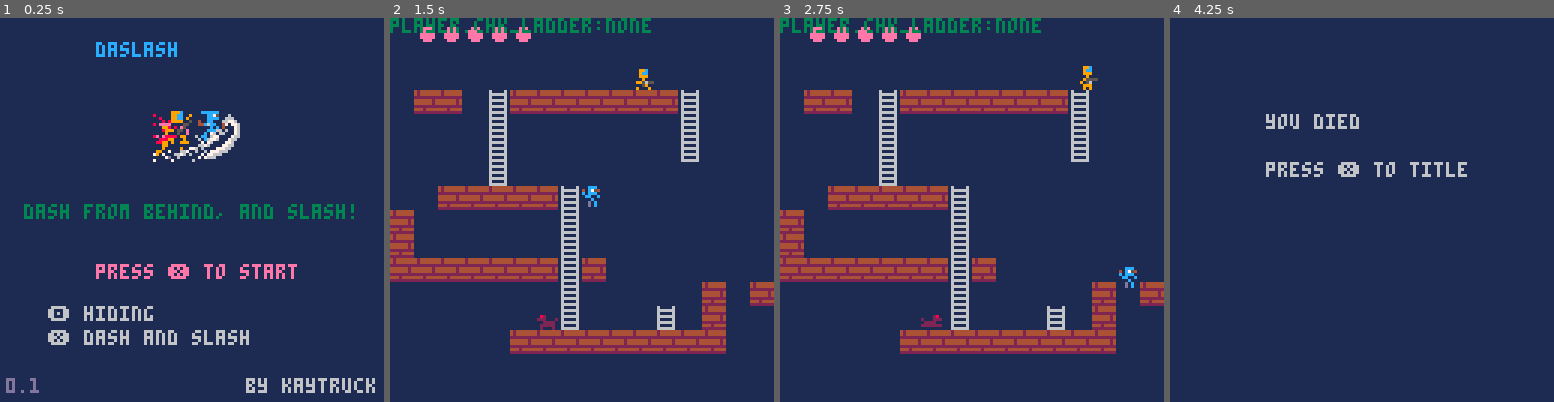
Above: before the commit, frames 1-4 (left to right).
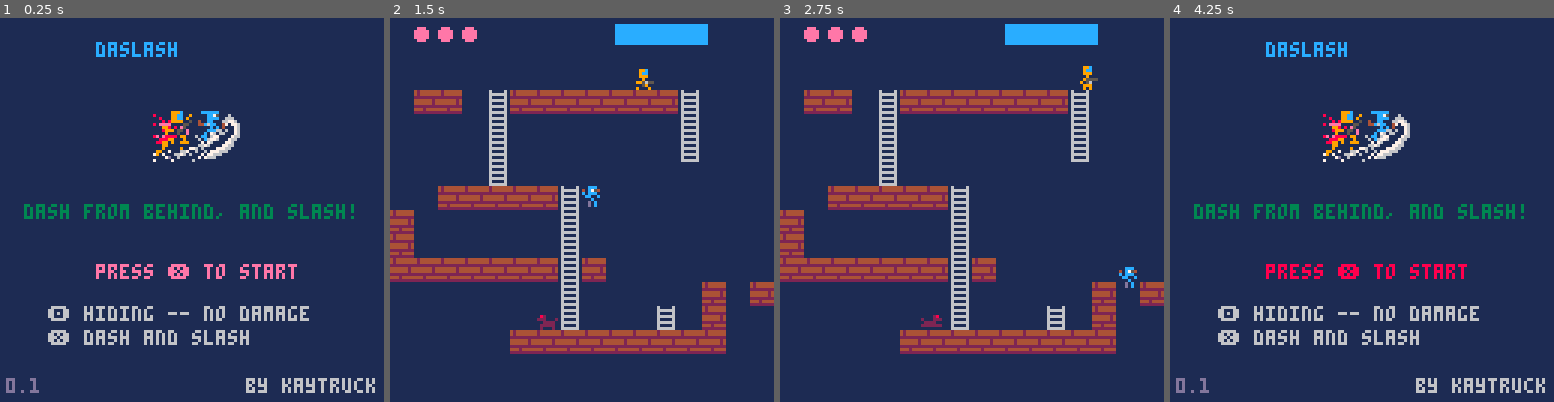
Above: after the commit, the same moments.

Repository: kaytruck/daslash
Game: PICO-8 cartridge daslash.p8
Same seed, same stepped clock (60 frames per second), same inputs: the game is played once before the commit and once after it.
Inputs:
- Up to frame 1 (0.25 s): no input
- Up to frame 2 (1.5 s): tap X (X key) at 0.33, 1.07 s; tap O (Z key) at 0.7 s
- Up to frame 3 (2.75 s): hold Right 1.6-2.1 s; tap O (Z key) at 1.7, 2.1, 2.5 s; tap X (X key) at 1.85 s; hold Up 2.15-2.42 s; hold Right from 2.47 s (still down)
- Up to frame 4 (4.25 s): tap O (Z key) every 0.4 s from 2.9 to 4.1 s; tap X (X key) at 2.97, 4.08 s; release Right at 3.03 s; hold Left 3.08-3.58 s; hold Down 3.63-3.97 s; hold Right from 4.02 s (still down)

The runs differ from the first frame. In frame 1, 0.6% of the frame differs, in the area x 43-81%, y 75-79%; in frame 2, 2.9%; in frame 3, 2.9%; in frame 4, 7.8%, in the area x 1-98%, y 6-98%.

Commit message:
hidingに時間制限を設ける

Diff:
--- a/main.lua
+++ b/main.lua
@@ -49,7 +49,7 @@
 end
 
 function update_gameover()
-	if btnp(x) then
+	if btnp(5) then
 		init()
 		_update = update_title
 		_draw = draw_title
@@ -63,7 +63,7 @@
 	spr(192, 48, 25, 4, 4)
 	print("dash from behind, and slash!", 8, 62, 3)
 	print("press ❎ to start", 32, 82, blink_col)
-	print("🅾️ hiding", 16, 96, 6)
+	print("🅾️ hiding -- no damage", 16, 96, 6)
 	print("❎ dash and slash", 16,104,6)
 	print("0.1", 2, 120, 13)
 	print("by kaytruck", 82, 120, 6)
@@ -75,8 +75,19 @@
 	draw_map()
 	-- draw player hp
 	for i=1,player.hp do
-		circfill(4 + 8 * i, 5, 2, 14)
+		circfill(2 + 8 * i, 5, 2, 14)
 	end
+	-- draw hiding time
+	rectfill(75, 2, 105, 8, 13)
+	local hiding_bar_col = 7
+	if player.hiding_cnt == 0 then
+		hiding_bar_col = 12
+	end
+	if player.hiding_limit then
+		hiding_bar_col = 2
+	end
+	rectfill(75, 2, (75 + player.hiding_cnt_max - player.hiding_cnt), 8, hiding_bar_col)
+
 	if player.hiding then
 		draw_player(player)
 	end
@@ -90,7 +101,10 @@
 	-- print("player.dy:"..player.dy, 3)
 	-- print("player.x:"..player.x, 3)
 	-- print("player.y:"..player.y, 3)
-	print("player.chk_ladder:"..player.chk_ladder, 3)
+	-- print("player.chk_ladder:"..player.chk_ladder, 3)
+	-- print("player.hiding_cnt:"..player.hiding_cnt, 3)
+	-- print("player.hiding:"..(player.hiding and "true" or "false"), 3)
+	-- print("player.hiding_limit:"..(player.hiding_limit and "true" or "false"), 3)
 end
 
 function draw_gameover()
--- a/player.lua
+++ b/player.lua
@@ -17,8 +17,10 @@
 		fric=0.5,
 		dash_time=0,
 		dash_time_max = 6,
+		hiding_cnt = 0,
+		hiding_cnt_max = 30,
 		atk=3,
-		hp=5,
+		hp=3,
 		-- stat
 		running=false,
 		falling=false,
@@ -27,6 +29,7 @@
 		chk_ladder="none",
 		flip=false,
 		hiding=false,
+		hiding_limit=false,
 		ladder="none",
 		-- anim
 		anim=0,
@@ -34,17 +37,21 @@
 end
 
 function update_player(p, enemies)
+	-- physics (friction and gravity)
     p.vx = p.vx * p.fric
 	if p.dash_time > 0 then
         p.dash_time = p.dash_time - 1
 	else
         p.dy = p.dy + gravity
 	end
+	-- running animation
 	if abs(p.vx) < 0.5 then
 		p.running = false
 	end
+	-- on ladder ?
 	p.ladder = "none"
-	--control
+
+	-- control
 	if btn(4) then
 		p.hiding = true
 	else
@@ -70,6 +77,9 @@
 			p.dash_time = p.dash_time_max
 		end
 	end
+
+	-- hide
+	hiding(p)
 
 	-- dash
 	if p.dash_time > 0 then
@@ -156,6 +166,26 @@
 		p.x = window_l
 	elseif p.x > window_r - p.w then
 		p.x = window_r - p.w
+	end
+end
+
+function hiding(p)
+	if p.hiding then
+		if p.hiding_cnt < p.hiding_cnt_max then
+			p.hiding_cnt = p.hiding_cnt + 0.5
+		elseif p.hiding_cnt == p.hiding_cnt_max then
+			p.hiding_limit = true
+		end
+	else
+		if p.hiding_cnt > 0 then
+			p.hiding_cnt = p.hiding_cnt - 0.5
+		elseif p.hiding_cnt == 0 then
+			p.hiding_limit = false
+		end
+	end
+	if p.hiding
+	and p.hiding_limit then
+		p.hiding = false
 	end
 end
 
Not shown, changed: README.md
